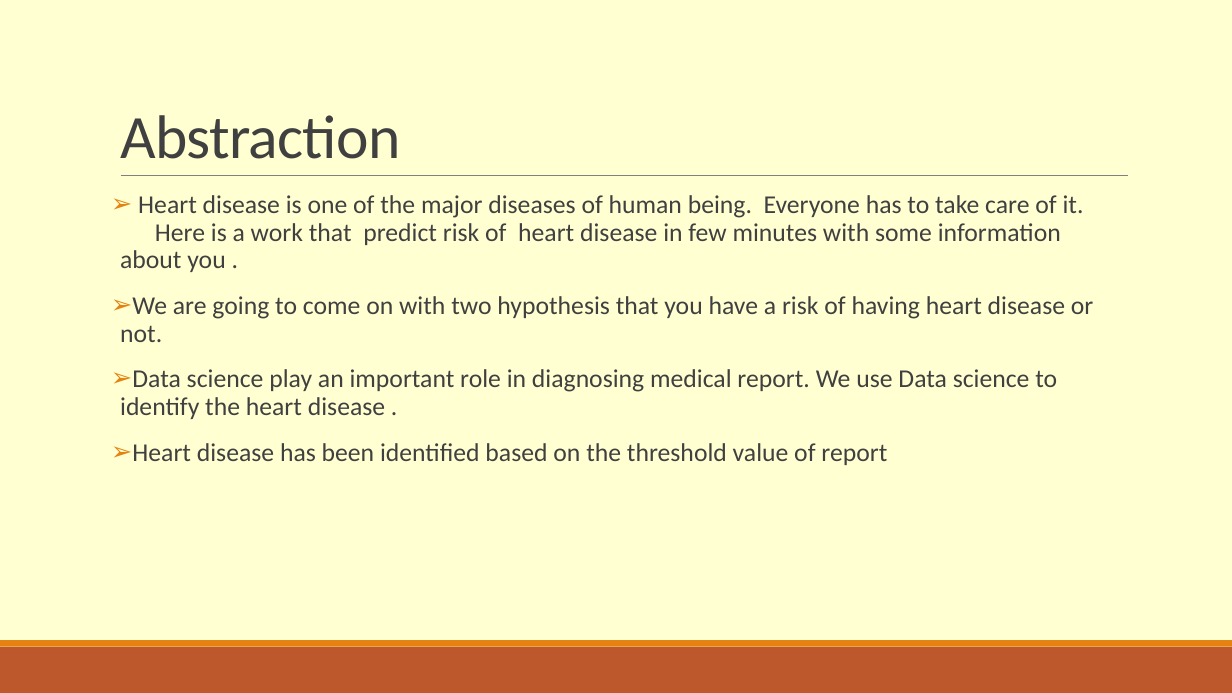
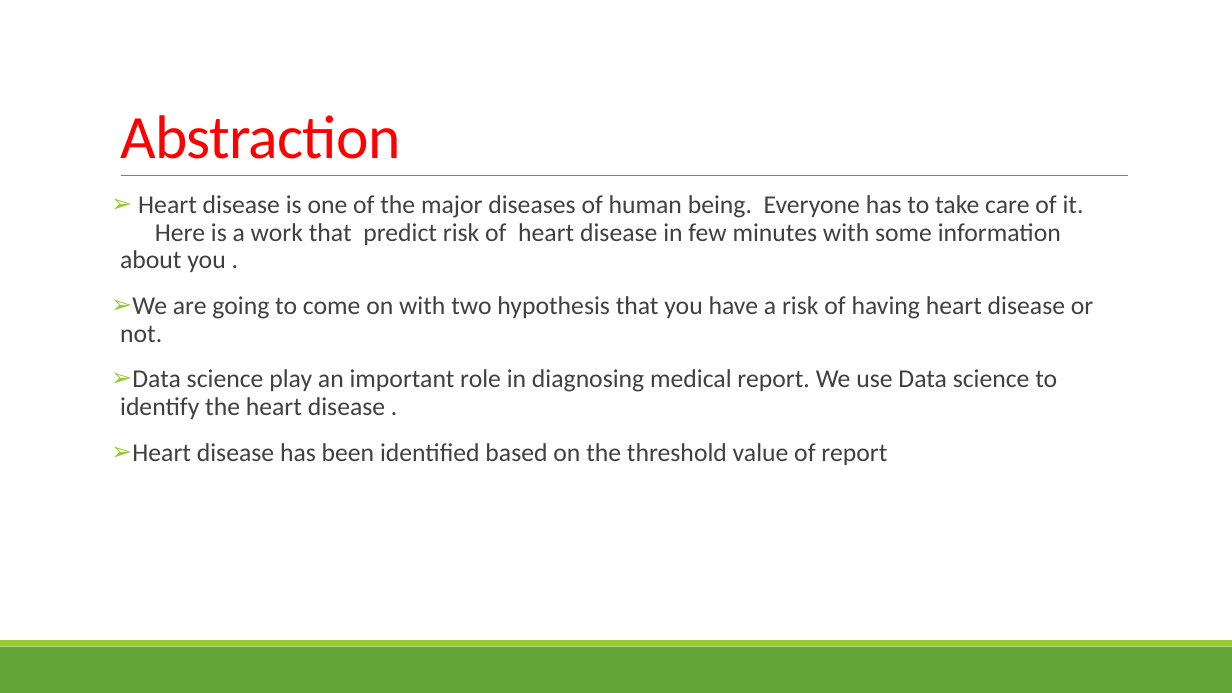
Before and after one commit to Mano181/Heart_Disease_Prediction, a slide deck: slide 3 of Heart Disease Prediction.pptx. Drawn at 1232x693 pixels with LibreOffice and Linux fonts; fonts in the diff are those of the drawing. Boxes give left, top, right and bottom in pixels: in the first picture for what was removed or moved away, otherwise in the second. Text is boxed around its words. In the diff, an @@ line names an element or a change of style, - is before the commit and + after.

Commit message:
Updated PPT

```diff
--- a/Heart Disease Prediction.pptx
+++ b/Heart Disease Prediction.pptx
@@ background #FFFFD1 to #FFFFFF @@
@@ title "Abstraction" at (x1=120, y1=115, x2=400, y2=159): text colour #404040 to #FF0000 @@
@@ text "Heart disease is one of ..." at (x1=120, y1=195, x2=1093, y2=465): bullet colour #E48312 to #99CB38 @@
@@ rectangle at (x1=0, y1=647, x2=1232, y2=693): fill #BD582C to #63A537 @@
@@ rectangle at (x1=0, y1=640, x2=1232, y2=647): fill #E48312 to #99CB38 @@
```
Also in this commit, not shown: 4 other slides changed.
